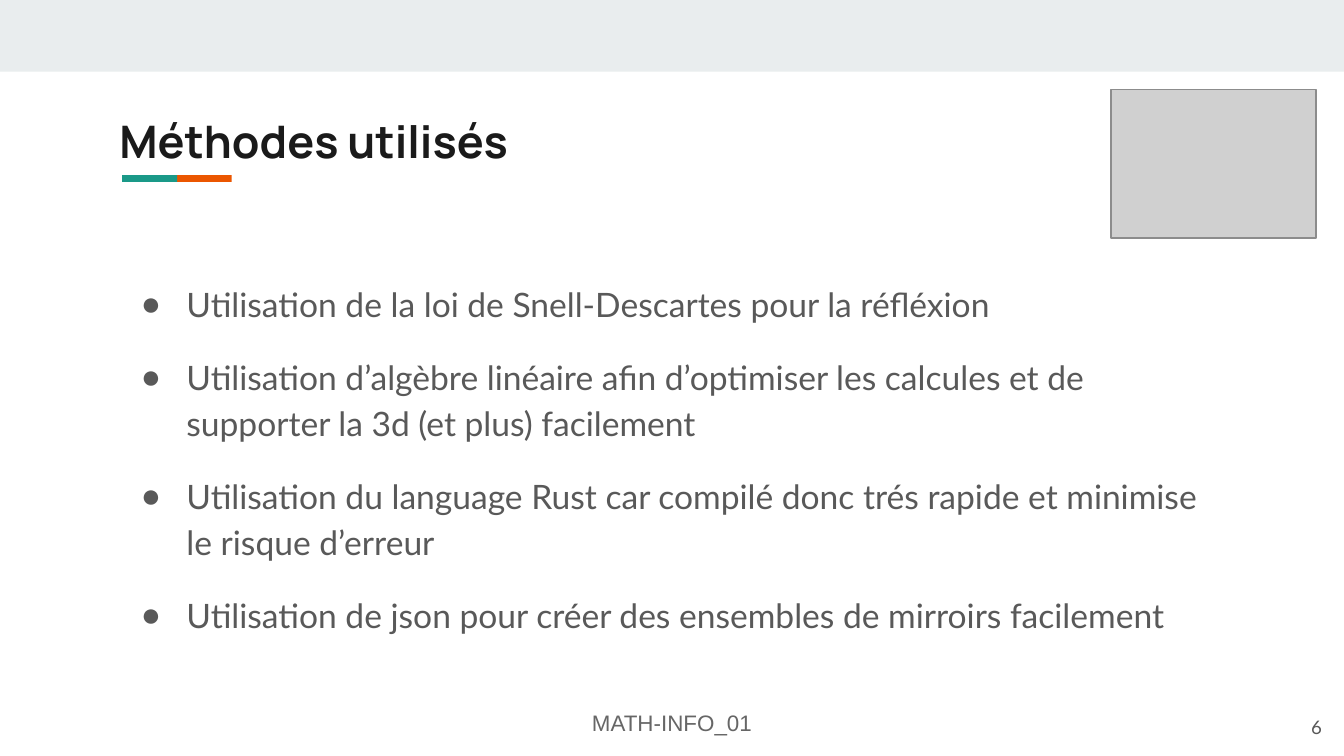
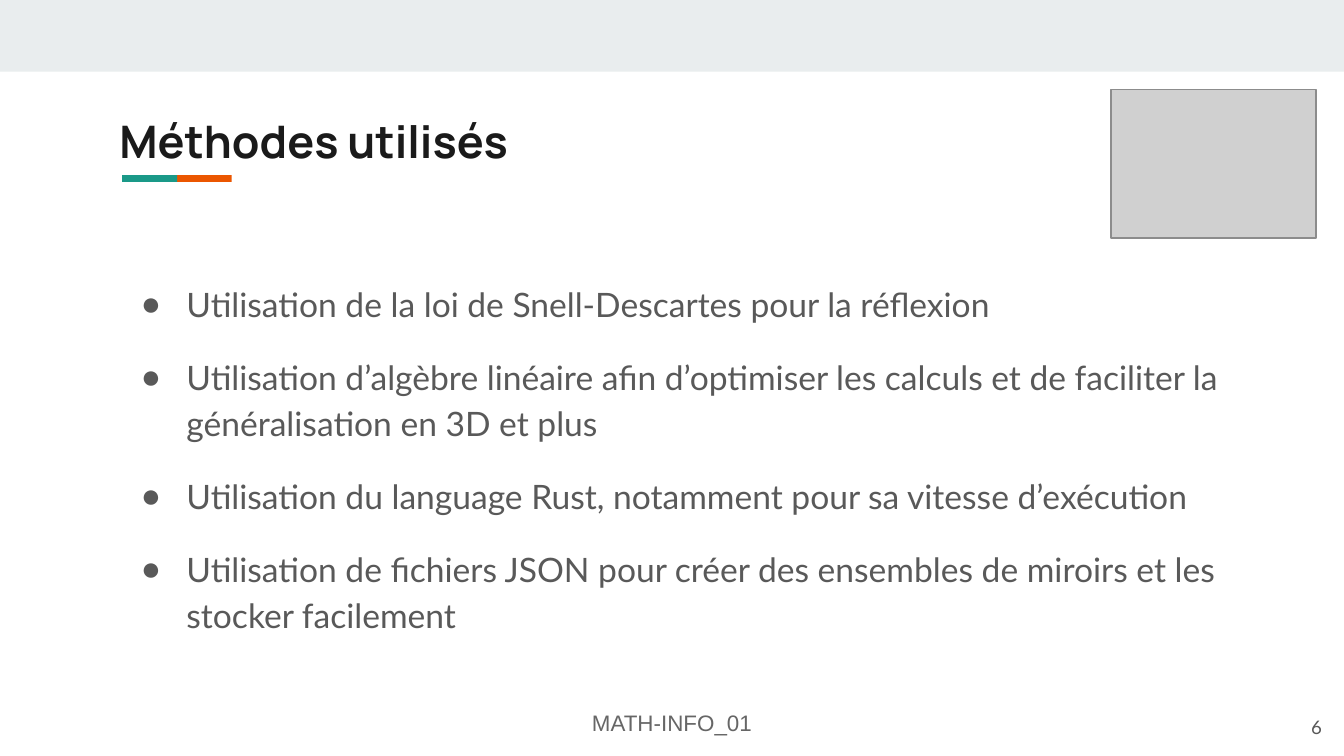
Before and after one commit to FlashOnFire/MirrorVerse, a slide deck: slide 6 of project_managment/pres2/MATH-INFO_01-Présentation-mirror-verse.odp. Drawn at 1344x756 pixels with LibreOffice and Linux fonts; fonts in the diff are those of the drawing; grey boxes stand for pictures. Boxes give left, top, right and bottom in pixels: in the first picture for what was removed or moved away, otherwise in the second. Text is boxed around its words. In the diff, an @@ line names an element or a change of style, - is before the commit and + after.

```diff
--- a/project_managment/pres2/MATH-INFO_01-Présentation-mirror-verse.odp
+++ b/project_managment/pres2/MATH-INFO_01-Présentation-mirror-verse.odp
@@ text at (x1=186, y1=292, x2=1218, y2=629): text changed @@
-● Utilisation de la loi de Snell-Descartes pour la réfléxion
-● Utilisation d’algèbre linéaire afin d’optimiser les calcules et de supporter la 3d (et plus) facilement
-● Utilisation du language Rust car compilé donc trés rapide et minimise le risque d’erreur
-● Utilisation de json pour créer des ensembles de mirroirs facilement
+● Utilisation de la loi de Snell-Descartes pour la réflexion
+● Utilisation d’algèbre linéaire afin d’optimiser les calculs et de faciliter la généralisation en 3D et plus
+● Utilisation du language Rust, notamment pour sa vitesse d’exécution
+● Utilisation de fichiers JSON pour créer des ensembles de miroirs et les stocker facilement
```
Also in this commit, not shown: 8 other slides changed, 1 other file.
